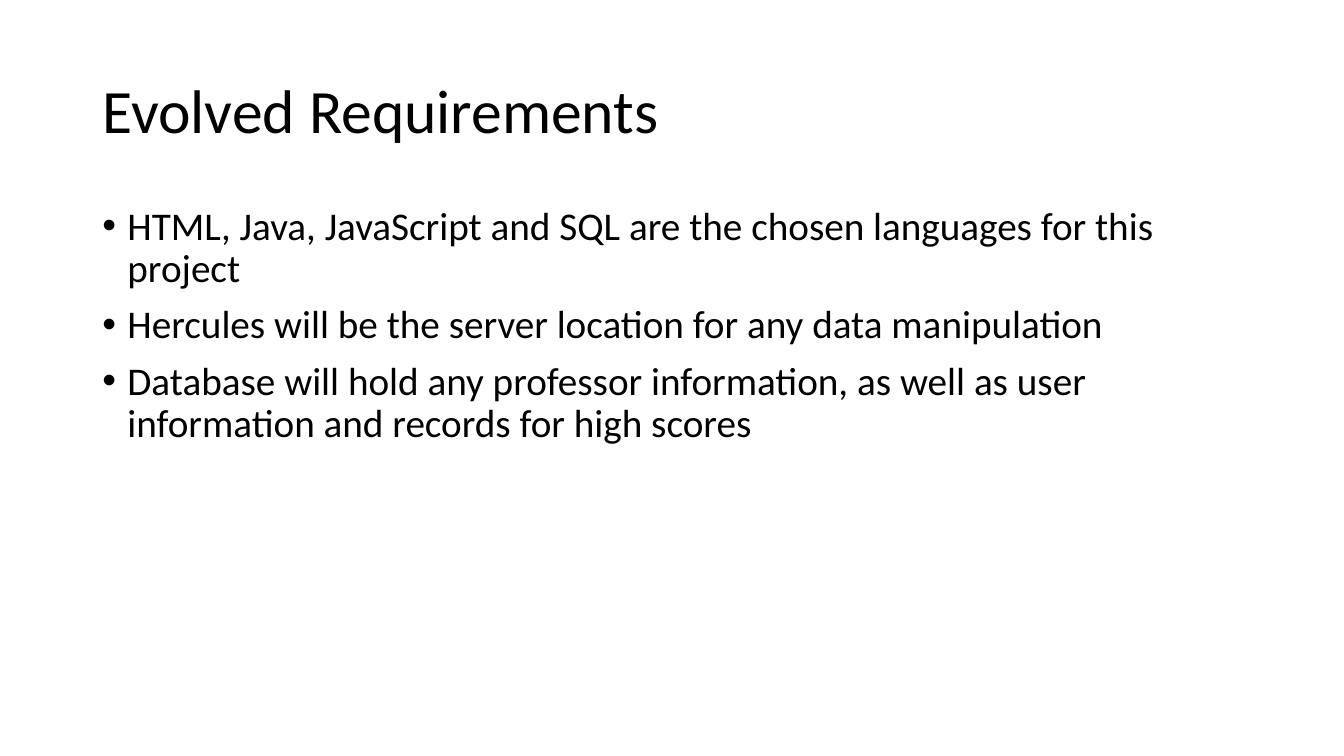
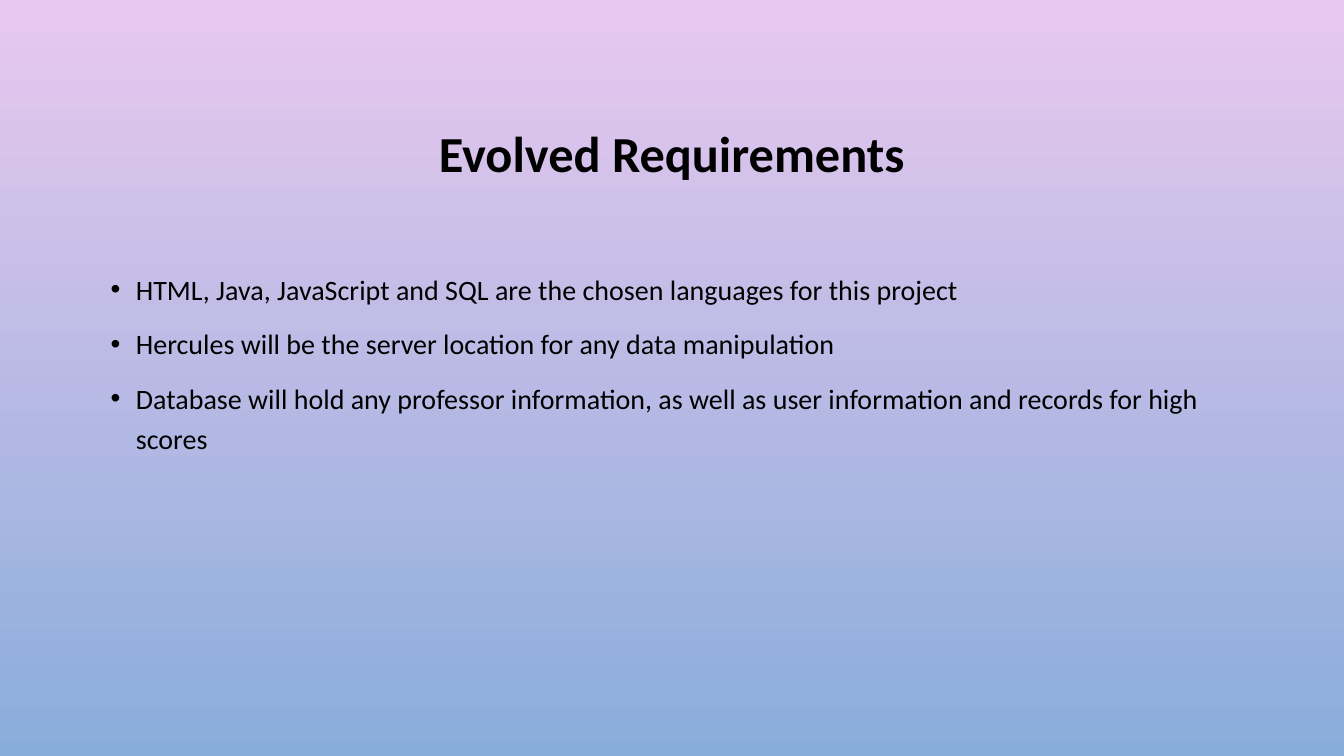
Before and after one commit to Jacobchapman99/ENSE-374-Group07-Project, a slide deck: slide 15 of Milestone 2/Milestone 2.ppt. Drawn at 1344x756 pixels with LibreOffice and Linux fonts; fonts in the diff are those of the drawing; background and template pictures are left out. Boxes give left, top, right and bottom in pixels: in the first picture for what was removed or moved away, otherwise in the second. Text is boxed around its words. In the diff, an @@ line names an element or a change of style, - is before the commit and + after.

```diff
--- a/Milestone 2/Milestone 2.ppt
+++ b/Milestone 2/Milestone 2.ppt
@@ background #FFFFFF to picture (left out) @@
@@ title "Evolved Requirements": place and size @@
-title "Evolved Requirements" at [102, 90, 658, 143]
+title "Evolved Requirements" at [439, 136, 904, 180]
@@ title "Evolved Requirements" at [439, 136, 904, 180]: size 44 to 36 pt, bold on; alignment left to centre @@
@@ text "HTML, Java, JavaScript and SQL ...": place and size @@
-text "HTML, Java, JavaScript and SQL ..." at [127, 212, 1153, 444]
+text "HTML, Java, JavaScript and SQL ..." at [136, 280, 1197, 450]
@@ text "HTML, Java, JavaScript and SQL ..." at [136, 280, 1197, 450]: size 28 to 20 pt; line spacing 0.9 to 1.2 @@
```
Also in this commit, not shown: 16 other slides changed.
